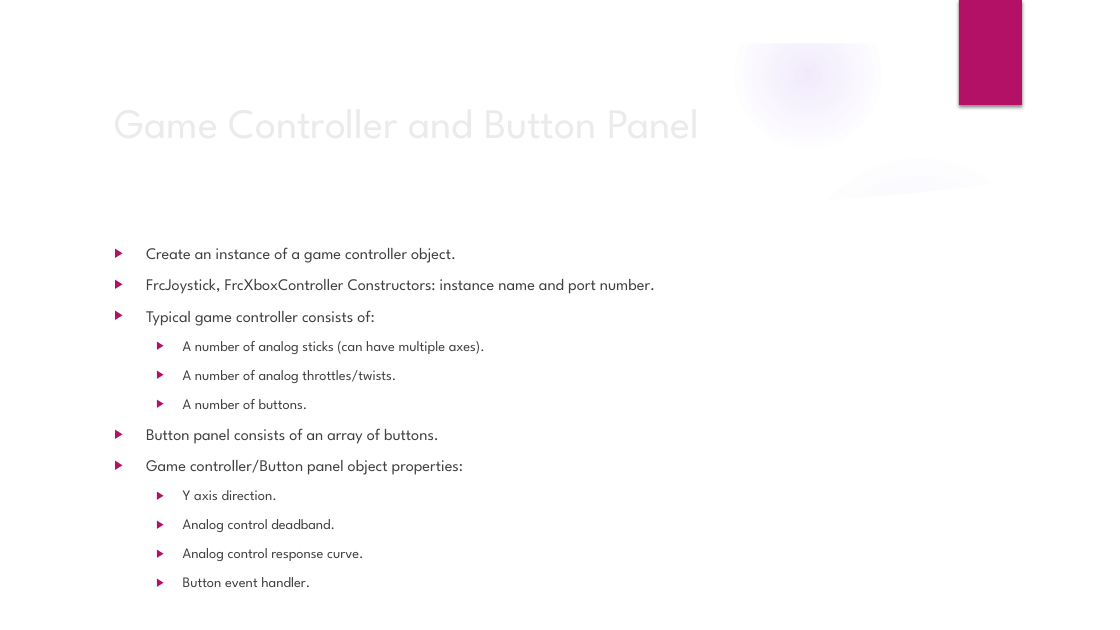
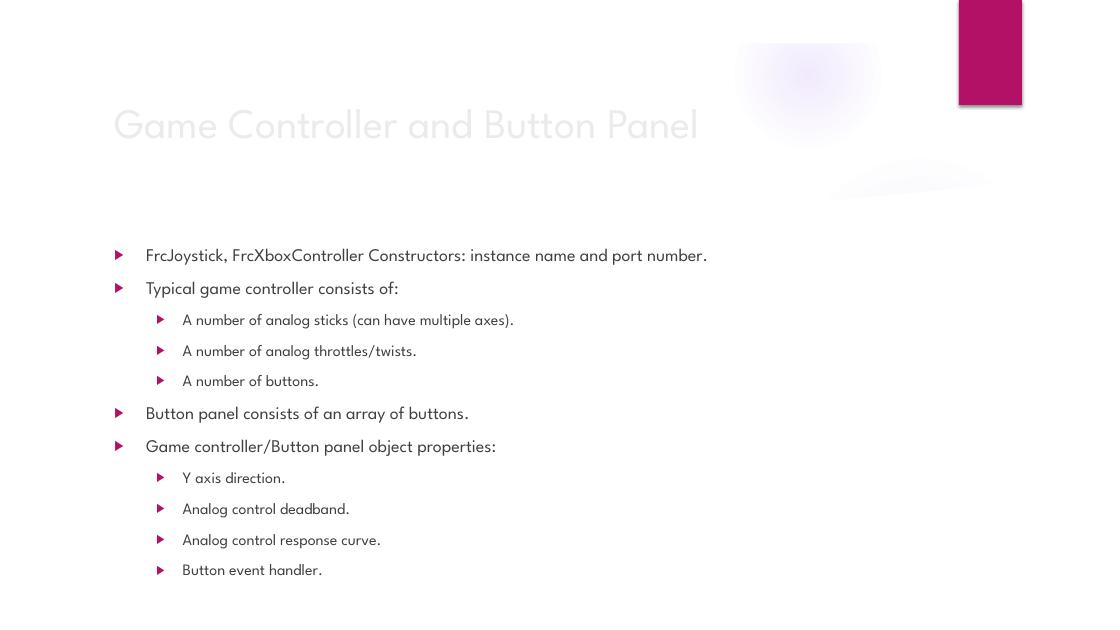
Before and after one commit to trc492/FrcProgrammingClass, a slide deck: slide 4 of Lesson3/AdvancedRoboticsLesson3.pptx. Drawn at 1120x630 pixels with LibreOffice and Linux fonts; fonts in the diff are those of the drawing; background and template pictures are left out. Boxes give left, top, right and bottom in pixels: in the first picture for what was removed or moved away, otherwise in the second. Text is boxed around its words. In the diff, an @@ line names an element or a change of style, - is before the commit and + after.

```diff
--- a/Lesson3/AdvancedRoboticsLesson3.pptx
+++ b/Lesson3/AdvancedRoboticsLesson3.pptx
@@ text "FrcJoystick, FrcXboxController Constructors: instance name ..." at (146, 248, 708, 549): size 13.9 to 15.3 pt in "FrcJoystick, FrcXboxController Constructors: instance name a ...", "Typical game controller consists of:", "Button panel consists of an array of ...", "Game controller/Button panel object properties:"; size 12.4 to 13.6 pt in "A number of analog sticks (can have ...", "A number of analog throttles/twists.", "A number of buttons.", "Y axis direction." and 3 more places @@
@@ text at (146, 247, 456, 263): paragraph removed @@
-▶ Create an instance of a game controller object.
```
Also in this commit, not shown: 2 other slides changed, 1 other file.
